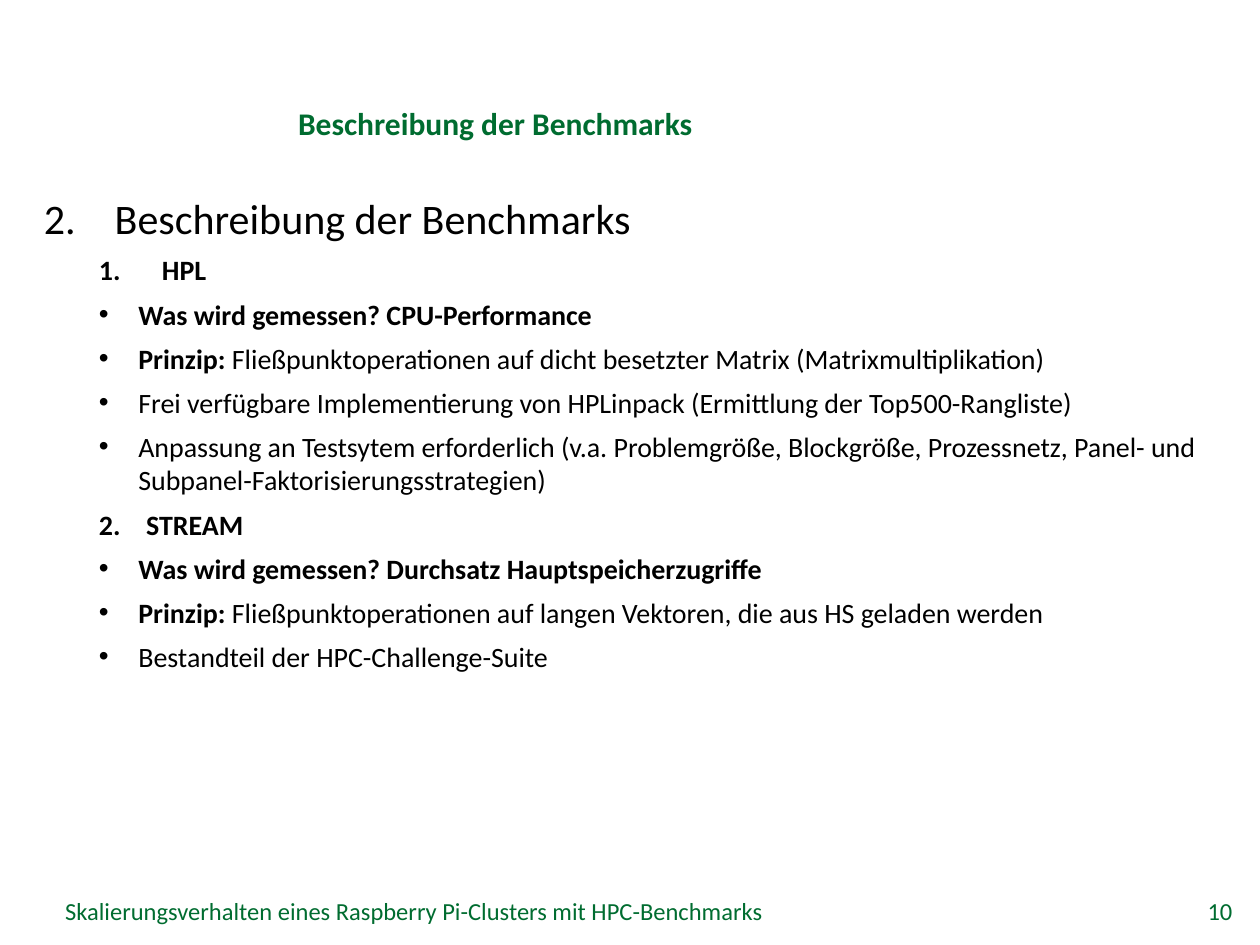
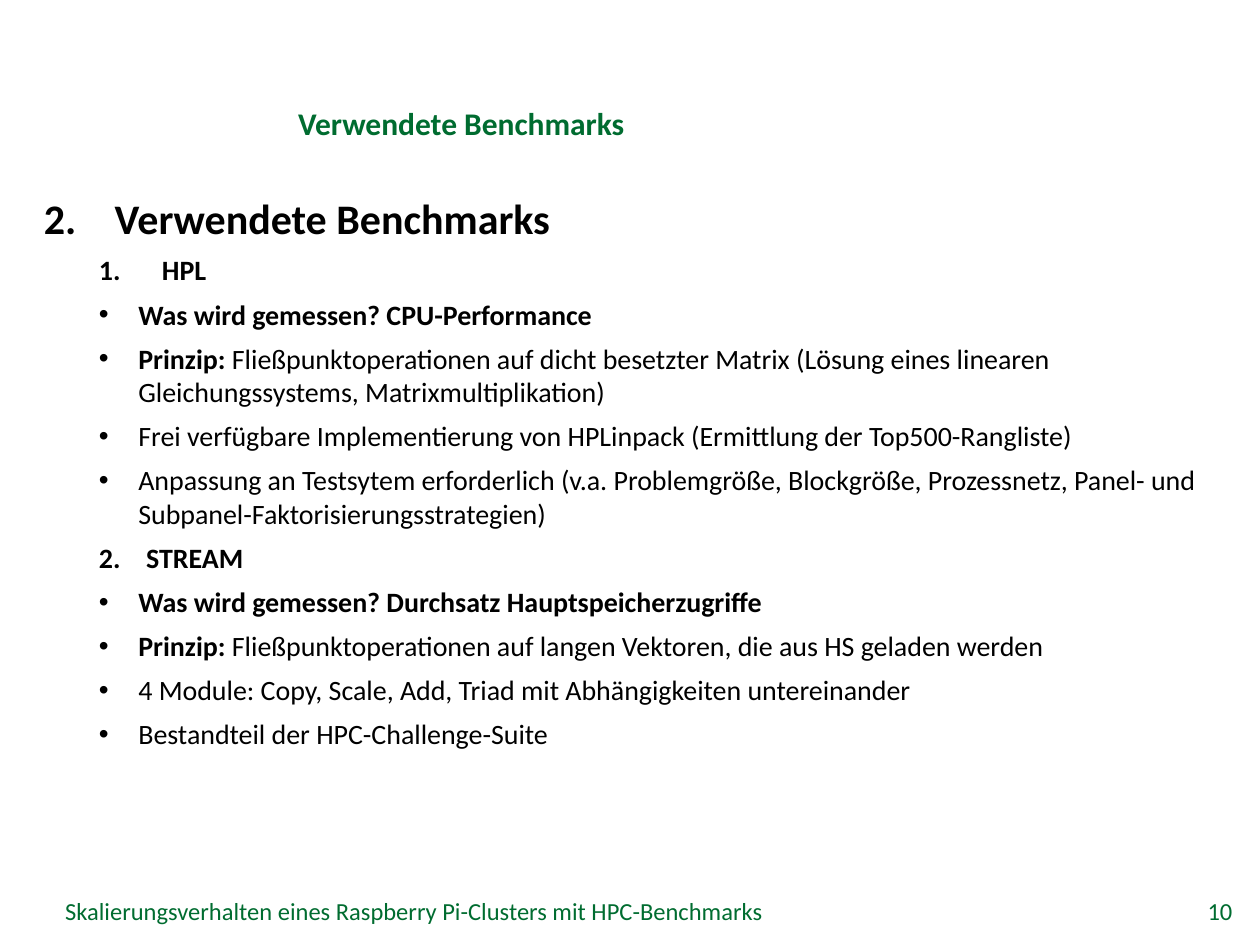
Before and after one commit to missgreenwood/bachelor-arbeit, a slide deck: slide 10 of Disputation/grei14.pptx. Drawn at 1260x945 pixels with LibreOffice and Linux fonts; fonts in the diff are those of the drawing; background and template pictures are left out. Boxes give left, top, right and bottom in pixels: in the first picture for what was removed or moved away, otherwise in the second. Text is boxed around its words. In the diff, an @@ line names an element or a change of style, - is before the commit and + after.

```diff
--- a/Disputation/grei14.pptx
+++ b/Disputation/grei14.pptx
@@ title at bbox=[298, 113, 624, 136]: text changed @@
-Beschreibung der Benchmarks
+Verwendete Benchmarks
@@ text at bbox=[115, 204, 550, 235]: text changed; bold on @@
-2. Beschreibung der Benchmarks
+2. Verwendete Benchmarks
@@ text at bbox=[138, 348, 1050, 407]: text changed @@
-  • Prinzip: Fließpunktoperationen auf dicht besetzter Matrix (Matrixmultiplikation)
+  • Prinzip: Fließpunktoperationen auf dicht besetzter Matrix (Lösung eines linearen Gleichungssystems, Matrixmultiplikation)
@@ text at bbox=[138, 680, 911, 705]: paragraph added @@
+  • 4 Module: Copy, Scale, Add, Triad mit Abhängigkeiten untereinander
```
Also in this commit, not shown: 6 other slides changed, 14 slides added, 1 other file.
